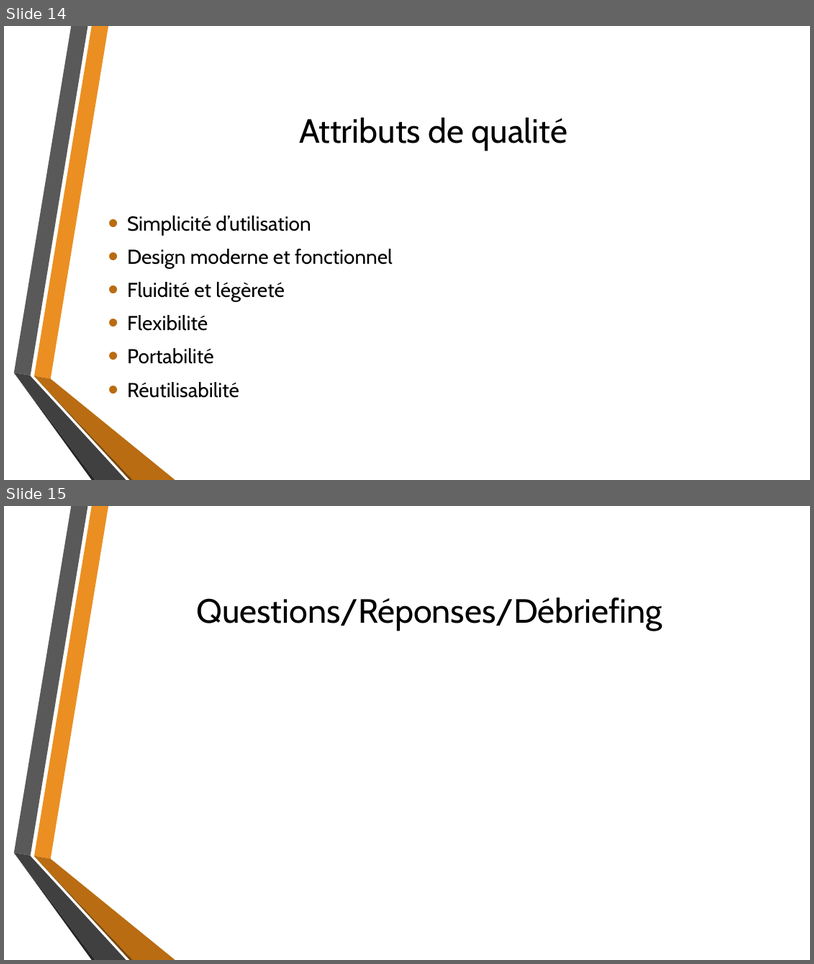
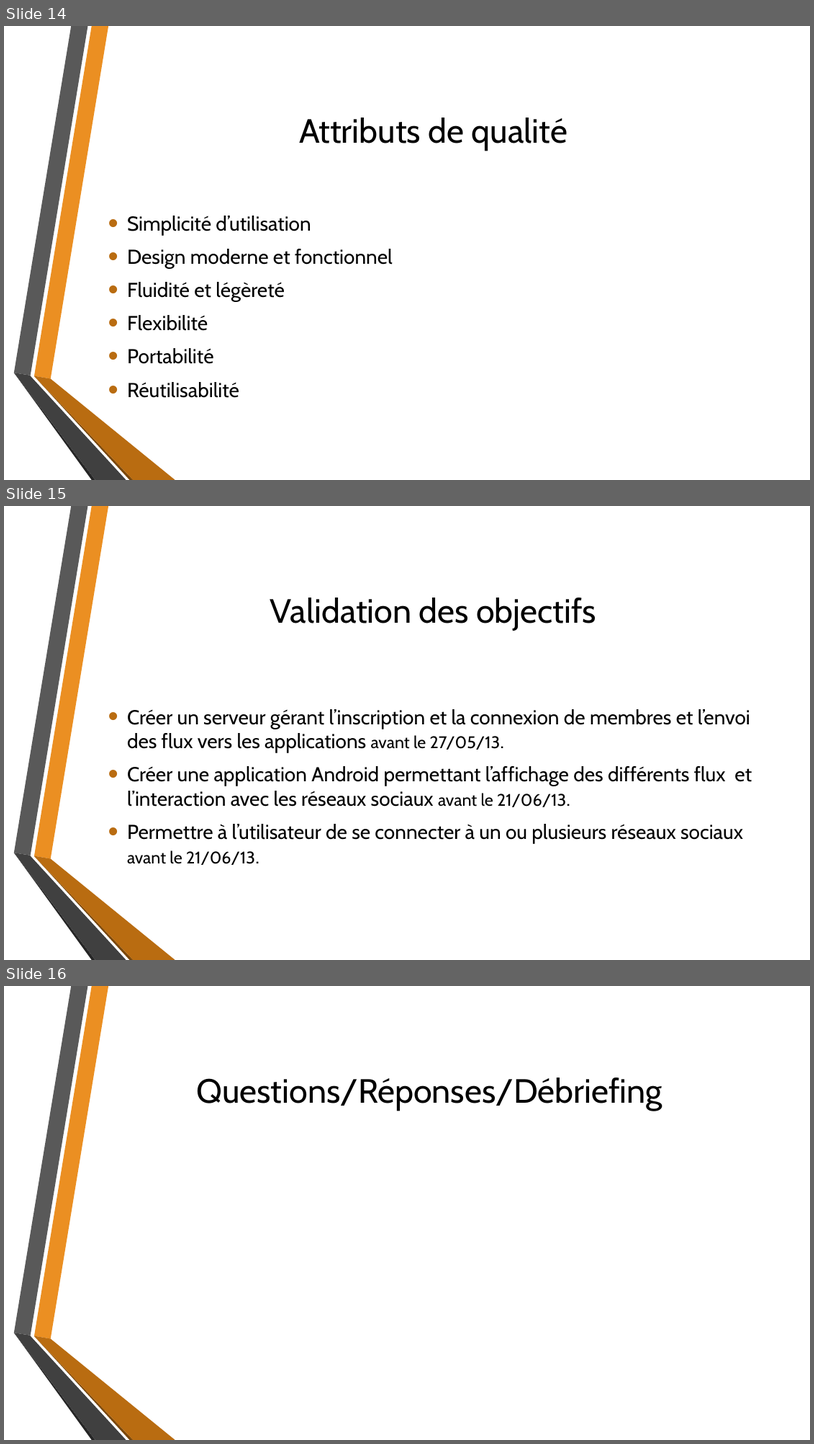
Before and after one commit to Bessalel/MySocialFeed, a slide deck: Pilotage/Recette/[MSF]Recette.pptx. Shown one above the other, each under a label of ours: slides 14 and 15 before the commit, slides 14, 15 and 16 after it. The pictures are 814x964 and 814x1444 pixels, drawn with LibreOffice and Linux fonts; fonts in the diff are those of the drawing. Boxes give left, top, right and bottom in pixels: in the first picture for what was removed or moved away, otherwise in the second. Text is boxed around its words. In the diff, an @@ line names an element or a change of style, - is before the commit and + after.

```diff
--- a/Pilotage/Recette/[MSF]Recette.pptx
+++ b/Pilotage/Recette/[MSF]Recette.pptx
@@ slide 15 added at box(4, 506, 810, 960), background #FFFFFF; not listed: 6 template elements that a slide beside it also shows @@
@@ title added at box(270, 597, 597, 631), 40 pt, text #000000 @@
+Validation des objectifs
@@ text added at box(127, 709, 752, 865), 24 pt, text #000000 @@
+• Créer un serveur gérant l’inscription et la connexion de membres et l’envoi des flux vers les applications avant le 27/05/13.
+• Créer une application Android permettant l’affichage des différents flux et l’interaction avec les réseaux sociaux avant le 21/06/13.
+• Permettre à l’utilisateur de se connecter à un ou plusieurs réseaux sociaux avant le 21/06/13.
@@ what was slide 15 is now slide 16 @@
```
Also in this commit, not shown: 2 other files.
